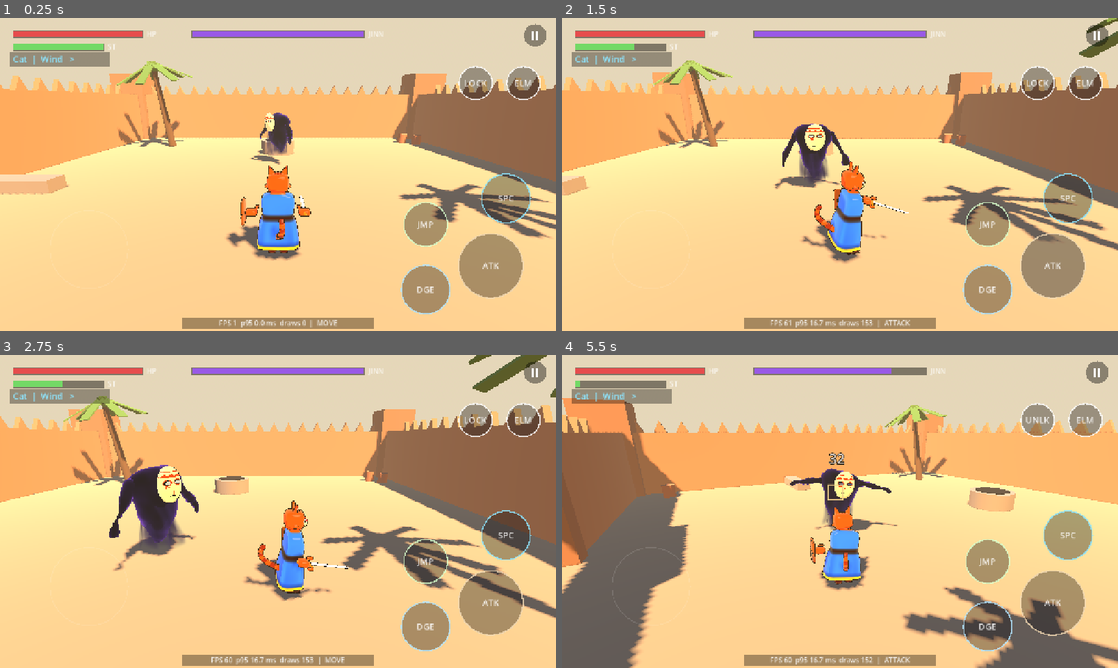
Above: before the commit, frames 1-4 (two rows, left to right).
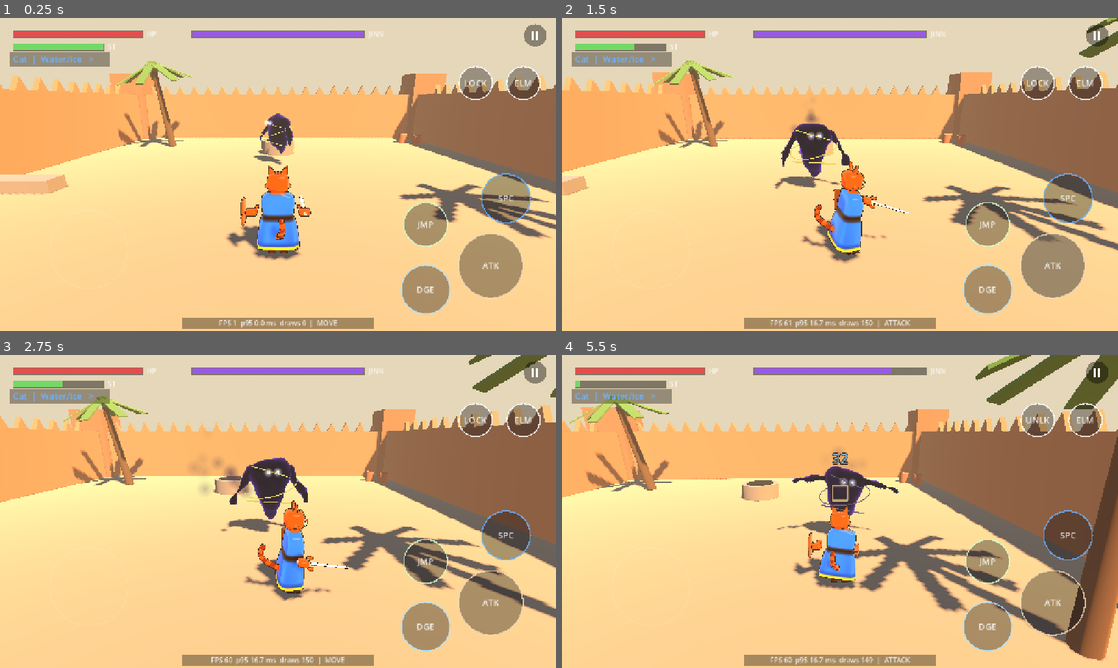
Above: after the commit, the same moments.

Repository: hafid753-rgb/desertgame
Game: Godot game, scene res://game/main.tscn
Same seed, same stepped clock (60 frames per second), same inputs: the game is played once before the commit and once after it.
Inputs (mouse positions are in pixels of both pictures, inside the frame that each line leads up to):
- Up to frame 1 (0.25 s): no input
- Up to frame 2 (1.5 s): tap Enter at 0.5 s; move the mouse to (962, 158) at 0.52 s; hold D (move_right) 0.53-1.25 s; tap F (act) at 0.6 s; click (962, 158) at 0.67 s; tap Space (jump) at 0.77 s; tap J (attack) at 0.8 s; drag from (728, 190) to (812, 237) at 1.27 s
- Up to frame 3 (2.75 s): move the mouse to (333, 442) at 2.02 s; hold D (move_right) from 2.03 s (still down); tap E (element) at 2.1 s; tap 1 (species) at 2.3 s
- Up to frame 4 (5.5 s): release D (move_right) at 2.75 s; drag from (812, 574) to (673, 464) at 2.77 s; move the mouse to (1006, 558) at 3.52 s; hold A (move_left) 3.53-4.25 s; tap F (act) at 3.6 s; tap Space (jump) at 3.77 s; tap J (attack) at 3.8 s; drag from (673, 464) to (756, 433) at 4.27 s; move the mouse to (867, 511) at 5.02 s; hold S (move_back) from 5.03 s (still down); tap Q (cycle_target) at 5.1 s; click (867, 511) at 5.17 s; tap 1 (species) at 5.3 s

The runs differ from the first frame. In frame 1, 0.5% of the frame differs, in the area x 2-96%, y 12-66%; in frame 2, 1.0%; in frame 3, 4.5%; in frame 4, 44%, in the area x 0-100%, y 0-100%.

Commit message:
v0.6.1: smoke jinn, enchantment rule
- Jinn are smoke: rising wisps, glowing white dot eyes, golden rings
  that flare to the attack colour and spin faster on tells; mask and
  ribbon veil retired; King gets five rings; villagers turquoise rings
- Only Water- or Earth-enchanted blades and spells harm jinn; steel,
  Wind and Fire pass through ('immune'); Wind still pushes; Fire is
  kept for props and future PvP
- Sword glows with its enchantment; hint when steel passes through
- Player starts on Water

Co-Authored-By: Claude Opus 5.5 <noreply@anthropic.com>
Claude-Session: https://claude.ai/code/session_01FJKj7YND72GBSTHM8TTJ61

Diff:
--- a/game/actors/jinn/jinn.gd
+++ b/game/actors/jinn/jinn.gd
@@ -8,6 +8,8 @@
 
 signal defeated(jinn: Jinn)
 signal health_changed(hp: float, max_hp: float)
+## A hit that could not harm this jinn (wrong element).
+signal immune_hit(element: int)
 
 enum S { IDLE, CHASE, CIRCLE, TELEGRAPH, ATTACK, RECOVER, STAGGER, DEAD, RETURN, SUBDUED }
 
@@ -55,6 +57,7 @@
 var chill_multiplier: float = 1.0
 var fx_parent: Node
 var damage_taken_total: float = 0.0
+var immune_hits: int = 0
 
 var _smoke_mat: ShaderMaterial
 var _veil_mat: ShaderMaterial
@@ -67,8 +70,11 @@
 var _rng := RandomNumberGenerator.new()
 var _arm_r: Node3D
 var _arm_l: Node3D
-var _mask: MeshInstance3D
-var _mask_mat: ShaderMaterial
+var _gold_rings: Array[Node3D] = []
+var _wisps: CPUParticles3D
+## Golden rings orbiting the smoke (the King has more).
+var ring_count: int = 3
+var _immune_popup_at: int = -10000
 var _recent: Array[String] = []
 
 
@@ -120,6 +126,7 @@
 	# The shadow lifts: core softens, rim turns pale turquoise.
 	_smoke_mat.set_shader_parameter("core_color", Color(0.1, 0.1, 0.22))
 	_smoke_mat.set_shader_parameter("rim_color", Color(0.5, 0.85, 0.95))
+	_eye_mat.albedo_color = Color(0.6, 0.95, 1.0)
 
 
 func state_name() -> String:
@@ -147,10 +154,10 @@
 	var amount: float = info.get("amount", 0.0)
 	var element: int = info.get("element", Combat.Element.NONE)
 	var stagger: int = info.get("stagger", 0)
-	if element == Combat.Element.FIRE:
-		amount *= 1.3
-		burn_time = 3.0
-	elif element == Combat.Element.WATER:
+	if not Combat.harms_jinn(element):
+		_pass_through(info, element)
+		return
+	if element == Combat.Element.WATER:
 		# Water extinguishes burn and reduces movement temporarily.
 		burn_time = 0.0
 		apply_chill(float(info.get("chill_seconds", 2.0)), 0.6)
@@ -182,6 +189,20 @@
 	var interrupts := stagger >= 2 or (stagger >= 1 and (state == S.TELEGRAPH and element == Combat.Element.WIND or state == S.RECOVER or state == S.CIRCLE))
 	if interrupts:
 		_stagger(0.6 + 0.15 * stagger)
+
+
+## Steel, Wind and Fire pass through the smoke: no damage, no burn.
+## Wind still pushes the jinn back (crowd control, not harm).
+func _pass_through(info: Dictionary, element: int) -> void:
+	immune_hits += 1
+	if element == Combat.Element.WIND:
+		var from: Vector3 = info.get("from", global_position)
+		knock_velocity = Combat.flat(global_position - from).normalized() * float(info.get("knockback", 1.5))
+	Fx.burst(fx_parent, global_position + Vector3(0, 1.2, 0), Color(0.3, 0.2, 0.45, 0.4), 1.0, 0.35)
+	if Time.get_ticks_msec() - _immune_popup_at > 600:
+		_immune_popup_at = Time.get_ticks_msec()
+		Fx.popup(fx_parent, global_position + Vector3(0, 2.3, 0), "immune", Color(0.75, 0.7, 0.85), 40)
+	immune_hit.emit(element)
 
 
 func _physics_process(delta: float) -> void:
@@ -230,8 +251,10 @@
 			_smoke_mat.set_shader_parameter("dissolve", clampf(state_time / 1.2, 0.0, 1.0))
 			if _veil_mat:
 				_veil_mat.set_shader_parameter("dissolve", clampf(state_time / 0.85, 0.0, 1.0))
-			if _mask:
-				_mask.scale = Vector3.ONE * maxf(0.01, 1.0 - state_time / 1.0)
+			for r in _gold_rings:
+				r.scale = Vector3.ONE * maxf(0.01, 1.0 + state_time * 1.5)
+			if _wisps:
+				_wisps.emitting = false
 			if state_time > 1.3:
 				defeated.emit(self)
 				queue_free()
@@ -252,7 +275,7 @@
 		circle_time = _rng.randf_range(0.8, 1.8)
 		circle_dir = -1.0 if _rng.randf() < 0.5 else 1.0
 	if s != S.TELEGRAPH and s != S.ATTACK:
-		_eye_mat.albedo_color = Color(0.95, 0.9, 0.7)
+		_eye_mat.albedo_color = JinnLook.GOLD
 
 
 func _tick_chase(delta: float) -> Vector3:
@@ -480,48 +503,19 @@
 	_smoke_mat.set_shader_parameter("warning", tel_p * 0.40)
 	if _veil_mat:
 		_veil_mat.set_shader_parameter("agitation", tel_p * 1.5 if state == S.TELEGRAPH else 0.0)
-	if _mask_mat:
-		_mask_mat.set_shader_parameter("flash", _flash * 0.6)
+	JinnLook.spin(_gold_rings, delta, tel_p if state == S.TELEGRAPH else (0.6 if state == S.ATTACK else 0.0))
 
 
 func _build_visual() -> void:
-	_visual = Node3D.new()
-	_visual.name = "Visual"
-	_visual.scale = Vector3.ONE * visual_scale
-	add_child(_visual)
-	_smoke_mat = ShaderMaterial.new()
-	_smoke_mat.shader = preload("res://game/actors/jinn/jinn_smoke.gdshader")
-	var parts := CharacterArt.load_parts("res://game/art/characters/jinn.glb")
-	for n in ["Body", "ArmR", "ArmL"]:
-		if parts.has(n):
-			var mi: MeshInstance3D = parts[n]
-			mi.material_override = _smoke_mat
-			_visual.add_child(mi)
-	_arm_r = parts.get("ArmR")
-	_arm_l = parts.get("ArmL")
-	# Eight tapering smoke ribbons add Ico-like, dissolving silhouettes without
-	# reusing any Sony assets. One mesh / one transparent draw surface.
-	_veil = _build_spirit_veil()
-	_visual.add_child(_veil)
-	if parts.has("Mask"):
-		_mask = parts["Mask"]
-		_mask_mat = CharacterArt.toon_material(Color(0.05, 0.03, 0.06), 0.008)
-		_mask.material_override = _mask_mat
-		_visual.add_child(_mask)
-	_eye_mat = StandardMaterial3D.new()
-	_eye_mat.shading_mode = BaseMaterial3D.SHADING_MODE_UNSHADED
-	_eye_mat.albedo_color = Color(0.95, 0.9, 0.7)
-	var eye := SphereMesh.new()
-	eye.radius = 0.05
-	eye.height = 0.07
-	for side in [-1.0, 1.0]:
-		var e := MeshInstance3D.new()
-		e.mesh = eye
-		e.material_override = _eye_mat
-		e.position = Vector3(0.11 * side, 1.41, -0.535)
-		e.scale = Vector3(1.2, 0.8, 0.5)
-		e.cast_shadow = GeometryInstance3D.SHADOW_CASTING_SETTING_OFF
-		_visual.add_child(e)
+	var look := JinnLook.build(self, visual_scale, ring_count, Color(0.04, 0.02, 0.08), Color(0.42, 0.24, 0.66))
+	_visual = look["visual"]
+	_smoke_mat = look["smoke_mat"]
+	# _eye_mat drives the golden rings: they carry the attack colours.
+	_eye_mat = look["ring_mat"]
+	_gold_rings = look["rings"]
+	_wisps = look["wisps"]
+	_arm_r = (look["arms"] as Dictionary).get("ArmR")
+	_arm_l = (look["arms"] as Dictionary).get("ArmL")
 	# Telegraph ring on the ground.
 	var ring := TorusMesh.new()
 	ring.inner_radius = 0.92
@@ -538,49 +532,3 @@
 	_ring.cast_shadow = GeometryInstance3D.SHADOW_CASTING_SETTING_OFF
 	_ring.visible = false
 	add_child(_ring)
-
-## A single procedural ribbon mesh: 8 strips x 6 divisions, ~100 triangles.
-## No per-frame geometry allocation, just inexpensive vertex displacement.
-func _build_spirit_veil() -> MeshInstance3D:
-	var st := SurfaceTool.new()
-	st.begin(Mesh.PRIMITIVE_TRIANGLES)
-	var strips := 8
-	var steps := 6
-	for strand in strips:
-		var angle := TAU * float(strand) / float(strips)
-		for segment in steps:
-			var y0 := float(segment) / float(steps)
-			var y1 := float(segment + 1) / float(steps)
-			var v00 := _veil_vertex(angle, y0, 0.0)
-			var v10 := _veil_vertex(angle, y0, 1.0)
-			var v01 := _veil_vertex(angle, y1, 0.0)
-			var v11 := _veil_vertex(angle, y1, 1.0)
-			_veil_point(st, v00, Vector2(0.0, y0))
-			_veil_point(st, v10, Vector2(1.0, y0))
-			_veil_point(st, v11, Vector2(1.0, y1))
-			_veil_point(st, v00, Vector2(0.0, y0))
-			_veil_point(st, v11, Vector2(1.0, y1))
-			_veil_point(st, v01, Vector2(0.0, y1))
-	var mi := MeshInstance3D.new()
-	mi.mesh = st.commit()
-	_veil_mat = ShaderMaterial.new()
-	_veil_mat.shader = preload("res://game/actors/jinn/spirit_veil.gdshader")
-	mi.material_override = _veil_mat
-	mi.name = "SpiritVeil"
-	mi.cast_shadow = GeometryInstance3D.SHADOW_CASTING_SETTING_OFF
-	return mi
-
-
-func _veil_vertex(angle: float, h: float, side: float) -> Vector3:
-	var twist := angle + h * 0.38
-	var across := (side - 0.5) * (0.55 - 0.25 * h)
-	var r := 0.29 + 0.13 * sin(angle * 3.0) - 0.11 * h
-	return Vector3(cos(twist) * r - sin(twist) * across,
-		0.02 + 1.65 * h,
-		sin(twist) * r + cos(twist) * across)
-
-
-func _veil_point(st: SurfaceTool, pos: Vector3, uv: Vector2) -> void:
-	st.set_uv(uv)
-	st.set_normal(pos.normalized())
-	st.add_vertex(pos)
--- a/game/actors/jinn/jinn_king.gd
+++ b/game/actors/jinn/jinn_king.gd
@@ -19,6 +19,7 @@
 	max_hp = 650.0
 	radius = 1.05
 	visual_scale = 2.1
+	ring_count = 5
 	chase_speed = 2.4
 	attacks = Jinn.ATTACKS.duplicate(true)
 	attacks["swipe"]["range"] = 3.9
@@ -98,7 +99,7 @@
 
 
 func _build_crown() -> void:
-	# Gold crown of spikes above the mask; ride on the visual so it scales.
+	# Gold crown of spikes above the smoke head; rides on the visual so it scales.
 	var crown := Node3D.new()
 	crown.position = Vector3(0, 1.78, -0.25)
 	_visual.add_child(crown)
--- /dev/null
+++ b/game/actors/jinn/jinn_look.gd
@@ -0,0 +1,169 @@
+class_name JinnLook
+extends RefCounted
+## The look of every jinn: a body of smoke with rising wisps, two glowing
+## white dot eyes and golden rings orbiting the smoke. No mask, no solid
+## face. The rings carry the attack tells (they flare to the attack colour
+## and spin faster), so the eyes can stay pure white.
+##
+## build() returns {"visual", "smoke_mat", "ring_mat", "rings", "arms",
+## "wisps", "eyes"} for the owner to animate.
+
+const GOLD := Color(1.0, 0.8, 0.32)
+const EYE_WHITE := Color(1.0, 1.0, 1.0)
+
+static var _glow_tex: GradientTexture2D
+
+
+static func glow_texture() -> GradientTexture2D:
+	if _glow_tex == null:
+		var g := Gradient.new()
+		g.set_color(0, Color(1, 1, 1, 1))
+		g.set_color(1, Color(1, 1, 1, 0))
+		g.add_point(0.35, Color(1, 1, 1, 0.55))
+		_glow_tex = GradientTexture2D.new()
+		_glow_tex.gradient = g
+		_glow_tex.fill = GradientTexture2D.FILL_RADIAL
+		_glow_tex.fill_from = Vector2(0.5, 0.5)
+		_glow_tex.fill_to = Vector2(1.0, 0.5)
+		_glow_tex.width = 64
+		_glow_tex.height = 64
+	return _glow_tex
+
+
+static func build(parent: Node3D, scale: float, ring_count: int, core: Color, rim: Color,
+		ring_color: Color = GOLD, wisp_color: Color = Color(0.16, 0.08, 0.26, 0.55)) -> Dictionary:
+	var visual := Node3D.new()
+	visual.name = "Visual"
+	visual.scale = Vector3.ONE * scale
+	parent.add_child(visual)
+
+	var smoke := ShaderMaterial.new()
+	smoke.shader = preload("res://game/actors/jinn/jinn_smoke.gdshader")
+	smoke.set_shader_parameter("core_color", core)
+	smoke.set_shader_parameter("rim_color", rim)
+	smoke.set_shader_parameter("wobble", 0.09)
+	var parts := CharacterArt.load_parts("res://game/art/characters/jinn.glb")
+	var arms := {}
+	for n in ["Body", "ArmR", "ArmL"]:
+		if parts.has(n):
+			var mi: MeshInstance3D = parts[n]
+			mi.material_override = smoke
+			visual.add_child(mi)
+			arms[n] = mi
+	if parts.has("Mask"):
+		(parts["Mask"] as Node).free()  # the old bone mask is retired
+
+	# Two glowing white dots with soft halos.
+	var dot_mat := StandardMaterial3D.new()
+	dot_mat.shading_mode = BaseMaterial3D.SHADING_MODE_UNSHADED
+	dot_mat.albedo_color = EYE_WHITE
+	var halo_mat := StandardMaterial3D.new()
+	halo_mat.shading_mode = BaseMaterial3D.SHADING_MODE_UNSHADED
+	halo_mat.transparency = BaseMaterial3D.TRANSPARENCY_ALPHA
+	halo_mat.blend_mode = BaseMaterial3D.BLEND_MODE_ADD
+	halo_mat.billboard_mode = BaseMaterial3D.BILLBOARD_ENABLED
+	halo_mat.albedo_texture = glow_texture()
+	halo_mat.albedo_color = Color(0.85, 0.95, 1.0, 0.9)
+	halo_mat.no_depth_test = false
+	var dot := SphereMesh.new()
+	dot.radius = 0.04
+	dot.height = 0.08
+	dot.radial_segments = 8
+	dot.rings = 4
+	var halo := QuadMesh.new()
+	halo.size = Vector2(0.3, 0.3)
+	var eyes: Array[Node3D] = []
+	for side in [-1.0, 1.0]:
+		var e := MeshInstance3D.new()
+		e.mesh = dot
+		e.material_override = dot_mat
+		e.position = Vector3(0.11 * side, 1.4, -0.47)
+		e.cast_shadow = GeometryInstance3D.SHADOW_CASTING_SETTING_OFF
+		visual.add_child(e)
+		var h := MeshInstance3D.new()
+		h.mesh = halo
+		h.material_override = halo_mat
+		h.position = e.position + Vector3(0, 0, -0.02)
+		h.cast_shadow = GeometryInstance3D.SHADOW_CASTING_SETTING_OFF
+		visual.add_child(h)
+		eyes.append(e)
+
+	# Golden rings orbiting the smoke at different heights and tilts.
+	var ring_mat := StandardMaterial3D.new()
+	ring_mat.shading_mode = BaseMaterial3D.SHADING_MODE_UNSHADED
+	ring_mat.albedo_color = ring_color
+	var rings: Array[Node3D] = []
+	var layout := [
+		[0.55, 0.62, Vector3(0.25, 0.0, 0.1)], [1.0, 0.7, Vector3(-0.2, 0.0, -0.25)],
+		[1.35, 0.52, Vector3(0.1, 0.0, 0.3)], [0.8, 0.85, Vector3(0.45, 0.0, -0.1)],
+		[1.75, 0.38, Vector3(0.0, 0.0, 0.0)],
+	]
+	for i in mini(ring_count, layout.size()):
+		var spec: Array = layout[i]
+		var t := TorusMesh.new()
+		var r: float = spec[1]
+		t.inner_radius = r - 0.025
+		t.outer_radius = r
+		t.rings = 40
+		t.ring_segments = 6
+		var pivot := Node3D.new()
+		pivot.position = Vector3(0, float(spec[0]), 0)
+		pivot.rotation = spec[2]
+		visual.add_child(pivot)
+		var mi := MeshInstance3D.new()
+		mi.mesh = t
+		mi.material_override = ring_mat
+		mi.cast_shadow = GeometryInstance3D.SHADOW_CASTING_SETTING_OFF
+		pivot.add_child(mi)
+		rings.append(mi)
+
+	# Smoke wisps rising off the body (world-space trail, 14 soft puffs).
+	var wisps := CPUParticles3D.new()
+	wisps.amount = 14
+	wisps.lifetime = 1.5
+	wisps.local_coords = false
+	wisps.emission_shape = CPUParticles3D.EMISSION_SHAPE_SPHERE
+	wisps.emission_sphere_radius = 0.45
+	wisps.direction = Vector3.UP
+	wisps.spread = 25.0
+	wisps.gravity = Vector3(0, 0.9, 0)
+	wisps.initial_velocity_min = 0.2
+	wisps.initial_velocity_max = 0.6
+	wisps.scale_amount_min = 0.6
+	wisps.scale_amount_max = 1.2
+	var curve := Curve.new()
+	curve.add_point(Vector2(0, 0.4))
+	curve.add_point(Vector2(0.4, 1.0))
+	curve.add_point(Vector2(1, 0.2))
+	wisps.scale_amount_curve = curve
+	var ramp := Gradient.new()
+	ramp.set_color(0, Color(1, 1, 1, 0.0))
+	ramp.set_color(1, Color(1, 1, 1, 0.0))
+	ramp.add_point(0.2, Color(1, 1, 1, 1.0))
+	wisps.color_ramp = ramp
+	var puff := QuadMesh.new()
+	puff.size = Vector2(0.55, 0.55)
+	var puff_mat := StandardMaterial3D.new()
+	puff_mat.shading_mode = BaseMaterial3D.SHADING_MODE_UNSHADED
+	puff_mat.transparency = BaseMaterial3D.TRANSPARENCY_ALPHA
+	puff_mat.billboard_mode = BaseMaterial3D.BILLBOARD_PARTICLES
+	puff_mat.vertex_color_use_as_albedo = true
+	puff_mat.albedo_texture = glow_texture()
+	puff_mat.albedo_color = wisp_color
+	puff.material = puff_mat
+	wisps.mesh = puff
+	wisps.position = Vector3(0, 0.9, 0)
+	visual.add_child(wisps)
+
+	return {
+		"visual": visual, "smoke_mat": smoke, "ring_mat": ring_mat, "rings": rings,
+		"arms": arms, "wisps": wisps, "eyes": eyes, "dot_mat": dot_mat,
+	}
+
+
+## Spin the rings; `excite` 0..1 speeds them up (telegraphs).
+static func spin(rings: Array, delta: float, excite: float) -> void:
+	for i in rings.size():
+		var r: Node3D = rings[i]
+		var dir := 1.0 if i % 2 == 0 else -1.0
+		r.rotate_object_local(Vector3.UP, dir * delta * (0.8 + i * 0.35 + excite * 6.0))
--- a/game/actors/jinn/villager_jinn.gd
+++ b/game/actors/jinn/villager_jinn.gd
@@ -1,7 +1,7 @@
 class_name VillagerJinn
 extends Node3D
 ## A recruited jinn living in a restored village. Restored colours (deep
-## blue core, pale turquoise rim), a job, and a simple routine:
+## blue smoke, turquoise rings instead of gold), a job, and a simple routine:
 ##   guard     walks a beat between the village gate posts
 ##   merchant  waits by the well and turns to face the player
 ##   builder   works at the mosque, bobbing over the walls
@@ -16,28 +16,17 @@
 var _mat: ShaderMaterial
 var _label: Label3D
 var _t: float = 0.0
+var _rings: Array[Node3D] = []
 
 
 func _ready() -> void:
 	add_to_group("villagers")
-	_visual = Node3D.new()
-	_visual.scale = Vector3.ONE * 1.0
-	add_child(_visual)
-	_mat = ShaderMaterial.new()
-	_mat.shader = preload("res://game/actors/jinn/jinn_smoke.gdshader")
-	_mat.set_shader_parameter("core_color", Color(0.06, 0.12, 0.28))
-	_mat.set_shader_parameter("rim_color", Color(0.45, 0.9, 0.95))
-	_mat.set_shader_parameter("wobble", 0.04)
-	var parts := CharacterArt.load_parts("res://game/art/characters/jinn.glb")
-	for n in ["Body", "ArmR", "ArmL"]:
-		if parts.has(n):
-			var mi: MeshInstance3D = parts[n]
-			mi.material_override = _mat
-			_visual.add_child(mi)
-	if parts.has("Mask"):
-		var mask: MeshInstance3D = parts["Mask"]
-		mask.material_override = CharacterArt.toon_material(Color(0.05, 0.08, 0.12), 0.008)
-		_visual.add_child(mask)
+	var look := JinnLook.build(self, 1.0, 3, Color(0.06, 0.12, 0.28), Color(0.45, 0.9, 0.95),
+		Color(0.55, 0.95, 1.0), Color(0.3, 0.6, 0.8, 0.35))
+	_visual = look["visual"]
+	_mat = look["smoke_mat"]
+	_mat.set_shader_parameter("wobble", 0.05)
+	_rings = look["rings"]
 	_label = Label3D.new()
 	_label.text = JOB_LABELS.get(job, job)
 	_label.font_size = 40
@@ -52,6 +41,7 @@
 func _physics_process(delta: float) -> void:
 	_t += delta
 	_visual.position.y = 0.3 + sin(_t * 2.0 + get_instance_id()) * 0.06
+	JinnLook.spin(_rings, delta, 0.0)
 	match job:
 		"guard":
 			if route.size() >= 2:
--- a/game/actors/player/creature_model.gd
+++ b/game/actors/player/creature_model.gd
@@ -49,6 +49,8 @@
 
 var _mat: ShaderMaterial
 var _cloth_mat: ShaderMaterial
+var _sword_mat: ShaderMaterial
+var enchanted: bool = false
 var _glow_mat: StandardMaterial3D
 var _walk_phase := 0.0
 var _flash := 0.0
@@ -89,7 +91,8 @@
 
 	if gear.has("Sword"):
 		sword = gear["Sword"]
-		(sword as MeshInstance3D).material_override = CharacterArt.toon_material(Color(0.1, 0.08, 0.08), 0.006)
+		_sword_mat = CharacterArt.toon_material(Color(0.1, 0.08, 0.08), 0.006)
+		(sword as MeshInstance3D).material_override = _sword_mat
 	if gear.has("Shield"):
 		shield = gear["Shield"]
 		(shield as MeshInstance3D).material_override = _mat
@@ -142,6 +145,16 @@
 func emote(pose: String, seconds: float = 1.6) -> void:
 	_emote = pose
 	_emote_t = seconds
+
+
+## Water/Earth enchantment: the blade glows with the element's colour.
+func set_enchant(on: bool, color: Color) -> void:
+	enchanted = on
+	if _sword_mat == null:
+		return
+	var pulse := 0.45 + 0.15 * sin(Time.get_ticks_msec() * 0.006)
+	_sword_mat.set_shader_parameter("flash", pulse if on else 0.0)
+	_sword_mat.set_shader_parameter("flash_color", color)
 
 
 func is_emoting() -> bool:
--- a/game/actors/player/player.gd
+++ b/game/actors/player/player.gd
@@ -71,7 +71,7 @@
 var stamina: float = BASE_STAMINA
 var move_speed: float = BASE_SPEED
 var climb_mult: float = 1.0
-var element: int = Combat.Element.WIND
+var element: int = Combat.Element.WATER
 
 var state: int = State.MOVE
 var state_time: float = 0.0
@@ -129,6 +129,7 @@
 const SHEATHE_AFTER := 5.0
 const DRAW_RANGE := 9.0
 var last_combat_time: float = -100.0
+var _hint_at: float = -100.0
 
 ## Nearest usable Interactable in range (shown on the HUD's ACT button).
 var current_interactable: Interactable = null
@@ -671,17 +672,28 @@
 	return h
 
 
+## The blade carries the chosen element only for Water and Earth; those are
+## the enchantments that can cut through jinn smoke.
+func sword_element() -> int:
+	return element if Combat.harms_jinn(element) else Combat.Element.NONE
+
+
 func _melee_hit(atk: Dictionary) -> void:
 	var mult := 1.5 if counter_window > 0.0 else 1.0
 	var dmg: float = float(atk["damage"]) * mult
 	var hit_any := false
+	var blade := sword_element()
 	for j in _jinn_in_reach():
 		if Combat.in_arc(global_position, _forward(), j.global_position, float(atk["range"]) + j.radius, float(atk["arc"])):
 			j.take_damage({
-				"amount": dmg, "element": Combat.Element.NONE, "from": global_position,
+				"amount": dmg, "element": blade, "from": global_position,
 				"knockback": 5.0 if is_heavy else 1.5, "stagger": int(atk["stagger"]), "counter": counter_window > 0.0,
 			})
-			hit_any = true
+			if Combat.harms_jinn(blade):
+				hit_any = true
+			elif now - _hint_at > 6.0:
+				_hint_at = now
+				announced.emit("Steel passes through smoke: enchant with Water or Earth (ELM)", Color(0.8, 0.9, 1.0))
 	if hit_any:
 		Fx.burst(fx_parent, global_position + _forward() * 1.4 + Vector3(0, 0.9, 0), Color(1, 1, 0.9, 0.8), 0.7, 0.12)
 		Juice.play("hit", global_position, 0.85 if is_heavy else 1.0)
@@ -1170,6 +1182,7 @@
 	var fighting := near or now - last_combat_time < SHEATHE_AFTER
 	var hands_busy := state in [State.CLIMB, State.MANTLE, State.GLIDE]
 	if model:
+		model.set_enchant(Combat.harms_jinn(element), Combat.ELEMENT_COLORS[element])
 		# Celebrating puts the sword away so the hand is free to gesture.
 		model.set_armed(fighting and not hands_busy and not model.is_emoting())
 
--- a/game/combat/combat.gd
+++ b/game/combat/combat.gd
@@ -25,6 +25,12 @@
 const LAYER_JINN := 4
 
 
+## Jinn are smoke: only a Water- or Earth-enchanted blade or spell harms
+## them. Steel, Wind and Fire pass through (Fire is for PvP and props).
+static func harms_jinn(element: int) -> bool:
+	return element == Element.WATER or element == Element.EARTH
+
+
 static func flat(v: Vector3) -> Vector3:
 	return Vector3(v.x, 0.0, v.z)
 
--- a/tests/combat_test.gd
+++ b/tests/combat_test.gd
@@ -54,15 +54,17 @@
 	await _test_mesa_only_lizard()
 	await _test_pause_menu()
 	await _test_hand_poses()
+	await _test_jinn_enchantment_rule()
 
 
 # --- Tests ------------------------------------------------------------------
 
 func _test_spirit_visual() -> void:
 	await _reset(Vector3(0, 0, -3.0))
-	var ribbons := jinn.get_node_or_null("Visual/SpiritVeil")
-	# Node name is assigned in the visual constructor; also allow direct mesh check.
-	_check("jinn has original spectral silhouette", ribbons is MeshInstance3D, str(ribbons))
+	# Smoke body, rising wisps, golden rings; no mask.
+	_check("jinn is smoke with rising wisps", jinn._wisps != null and jinn._wisps.emitting, "")
+	_check("jinn has three golden rings", jinn._gold_rings.size() == 3, str(jinn._gold_rings.size()))
+	_check("jinn wears no mask", jinn.find_children("Mask", "", true, false).is_empty(), "")
 
 
 func _test_elemental_props() -> void:
@@ -161,9 +163,9 @@
 	await _tap("attack", 2)
 	await _frames(30)
 	GameInput.release("special")
-	# fire tier 3 = 55, x1.3 fire bonus = 71.5, then burn ticks 3/s
-	_check("fire tier-3 strike deals >= 71.5", jinn.damage_taken_total >= 71.5, "got %.1f" % jinn.damage_taken_total)
-	_check("fire applies burn", jinn.burn_time > 0.0, "%.2f" % jinn.burn_time)
+	# Jinn are smoke: fire passes through (fire is for PvP and props).
+	_check("fire tier-3 strike does not harm a jinn", is_equal_approx(jinn.damage_taken_total, 0.0) and jinn.immune_hits > 0, "got %.1f, immune %d" % [jinn.damage_taken_total, jinn.immune_hits])
+	_check("fire does not burn a jinn", jinn.burn_time <= 0.0, "%.2f" % jinn.burn_time)
 	player.element = Combat.Element.WIND
 
 
@@ -180,6 +182,7 @@
 
 func _test_elemental_mobility() -> void:
 	await _reset(Vector3(6, 0, -6))
+	player.element = Combat.Element.WIND
 	var start := player.global_position
 	GameInput.press("special")
 	await _frames(25)
@@ -216,7 +219,7 @@
 	await _frames(23)
 	GameInput.release("special")
 	_check("ice attack slows jinn", jinn.chill_time > 0.0 and jinn.chill_multiplier < 1.0, "chill %.2f mult %.2f" % [jinn.chill_time, jinn.chill_multiplier])
-	_check("ice attack does less damage than fire", jinn.damage_taken_total > 0.0 and jinn.damage_taken_total < 18.0, "%.1f" % jinn.damage_taken_total)
+	_check("ice attack harms a jinn (water cuts smoke)", jinn.damage_taken_total > 0.0 and jinn.damage_taken_total < 18.0, "%.1f" % jinn.damage_taken_total)
 
 
 func _test_water_defense() -> void:
@@ -443,6 +446,23 @@
 	_check("calm again: sword sheathed, hands open", not m.armed and m.hand_pose_r == "open", "%s %s" % [m.armed, m.hand_pose_r])
 
 
+func _test_jinn_enchantment_rule() -> void:
+	for e in [Combat.Element.WIND, Combat.Element.FIRE]:
+		await _reset(Vector3(0, 0, -1.6))
+		player.element = e
+		await _tap("attack", 3)
+		await _frames(30)
+		_check("%s sword passes through a jinn" % Combat.ELEMENT_NAMES[e], is_equal_approx(jinn.damage_taken_total, 0.0) and jinn.immune_hits > 0, "%.1f" % jinn.damage_taken_total)
+	for e in [Combat.Element.WATER, Combat.Element.EARTH]:
+		await _reset(Vector3(0, 0, -1.6))
+		player.element = e
+		await _frames(2)
+		_check("%s enchants the sword" % Combat.ELEMENT_NAMES[e], player.model.enchanted, "")
+		await _tap("attack", 3)
+		await _frames(30)
+		_check("%s-enchanted sword cuts a jinn (10 dmg)" % Combat.ELEMENT_NAMES[e], is_equal_approx(jinn.damage_taken_total, 10.0), "%.1f" % jinn.damage_taken_total)
+
+
 # --- Helpers ----------------------------------------------------------------
 
 func _reset(jinn_offset: Vector3) -> void:
@@ -460,7 +480,7 @@
 	player.rotation = Vector3.ZERO
 	player.camera_rig.yaw = 0.0
 	player.counter_window = 0.0
-	player.element = Combat.Element.WIND
+	player.element = Combat.Element.WATER
 	player.charge_cancelled = true
 	jinn = Jinn.new()
 	jinn.ai_enabled = false
--- a/tests/village_test.gd
+++ b/tests/village_test.gd
@@ -53,7 +53,7 @@
 	_check("King summons more shadow jinn", village._alive_minions() > before, "%d -> %d" % [before, village._alive_minions()])
 
 	# Rage at half health.
-	village.king.take_damage({"amount": village.king.max_hp * 0.55, "element": Combat.Element.NONE, "from": player.global_position, "stagger": 0})
+	village.king.take_damage({"amount": village.king.max_hp * 0.55, "element": Combat.Element.WATER, "from": player.global_position, "stagger": 0})
 	_check("King rages below half health", village.king.raging and village.king.tempo > 1.0, str(village.king.tempo))
 
 	# Salvage before conquest is allowed (ruins are dangerous but open).
@@ -67,7 +67,7 @@
 	_check("mosque locked while haunted", not village.mosque_site.can_interact(), village.mosque_site.prompt_text())
 
 	# Defeat the King.
-	village.king.take_damage({"amount": 99999.0, "element": Combat.Element.NONE, "from": player.global_position, "stagger": 2})
+	village.king.take_damage({"amount": 99999.0, "element": Combat.Element.WATER, "from": player.global_position, "stagger": 2})
 	await _frames(100)
 	_check("defeating the King claims the village", village.stage() == "claimed", village.stage())
 	_check("claim is owned by the player", WorldState.village(village.village_id)["owner"] == "player", "")
Not shown, added: game/actors/jinn/jinn_look.gd.uid
